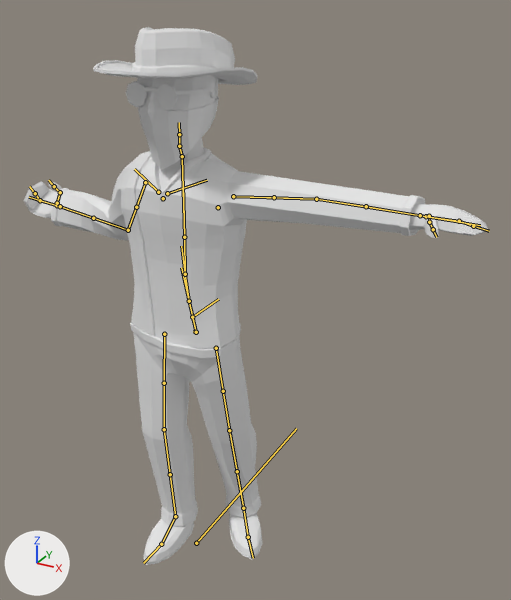
The FBX model Assets/FBX/Characters/Player/Anims/anim_relick_attack.fbx, before and after one commit.
The view is the same before and after, from a 50 mm camera at (1.177, -1.689, 1.88) aimed at (0.186, 0.113, 0.979). The axes (+X, +Y, +Z) are drawn at lower left. The lights are the same throughout. Both versions are drawn at frame 10 of the action 'Player_RelicAttack'; the numbers are the values there. The bones that bend it are drawn over the model as lines.

Names of what the first picture shows: 'Bandana', 'Glasses_01', 'Glasses_02', 'Hat', 'Player'.
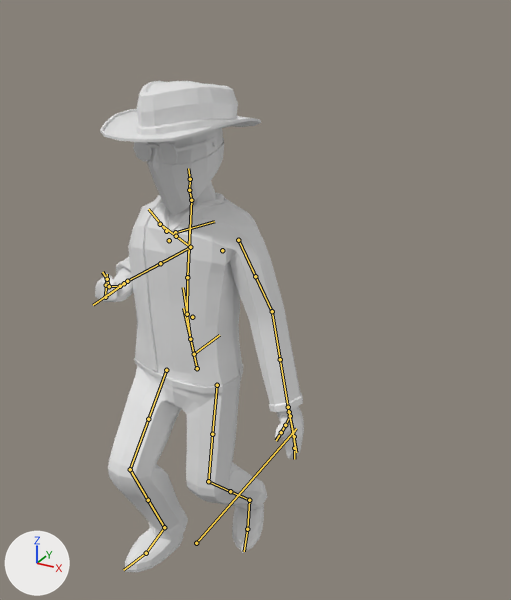
Location of each change, (x1, y1, x2, y2) in pixels of the pictures (511 x 600 px):
'Player', posed (55% narrower, 9% shorter)
    before: (24, 75, 488, 565)
    after: (95, 128, 304, 572)
'Hat', posed
    before: (93, 27, 257, 85)
    after: (100, 81, 261, 142)
'Bandana', posed
    before: (138, 96, 219, 170)
    after: (147, 138, 224, 216)
'Glasses_02', posed
    before: (127, 83, 176, 109)
    after: (134, 142, 176, 164)
'Glasses_01', posed
    before: (126, 81, 215, 110)
    after: (133, 137, 218, 166)
bone 'DEF-spine', root to tip
    before: (196, 332) to (189, 301)
    after: (197, 368) to (190, 339)
bone 'DEF-spine.002', root to tip
    before: (185, 274) to (184, 237)
    after: (187, 314) to (187, 277)
bone 'DEF-spine.003', root to tip
    before: (184, 237) to (182, 156)
    after: (187, 277) to (191, 200)
bone 'DEF-spine.004', root to tip
    before: (182, 156) to (179, 146)
    after: (191, 200) to (189, 190)
bone 'DEF-spine.005', root to tip
    before: (179, 146) to (179, 134)
    after: (189, 190) to (190, 179)
bone 'DEF-spine.006', root to tip
    before: (179, 134) to (179, 122)
    after: (190, 179) to (188, 168)
bone 'torso', root to tip
    before: (192, 317) to (218, 299)
    after: (194, 354) to (219, 335)
bone 'DEF-thigh.L', root to tip
    before: (216, 348) to (223, 391)
    after: (217, 385) to (212, 434)
bone 'DEF-shin.L', root to tip
    before: (229, 430) to (237, 471)
    after: (208, 481) to (230, 491)
bone 'DEF-shin.L.001', root to tip
    before: (237, 471) to (243, 508)
    after: (230, 491) to (249, 500)
bone 'DEF-foot.L', root to tip
    before: (243, 508) to (248, 537)
    after: (249, 500) to (247, 529)
bone 'DEF-thigh.R', root to tip
    before: (164, 334) to (164, 383)
    after: (166, 370) to (148, 419)
bone 'DEF-shin.R', root to tip
    before: (164, 429) to (170, 474)
    after: (130, 469) to (148, 500)
bone 'DEF-shin.R.001', root to tip
    before: (170, 474) to (175, 516)
    after: (148, 500) to (164, 527)
bone 'DEF-foot.R', root to tip
    before: (175, 516) to (161, 544)
    after: (164, 527) to (146, 553)
bone 'MCH-spine.002', root to tip
    before: (185, 274) to (187, 273)
    after: (187, 314) to (188, 313)
bone 'MCH-spine.003', root to tip
    before: (184, 237) to (186, 236)
    after: (187, 277) to (189, 277)
bone 'ORG-upper_arm.L', root to tip
    before: (233, 196) to (316, 199)
    after: (238, 240) to (272, 311)
bone 'ORG-forearm.L', root to tip
    before: (316, 199) to (420, 215)
    after: (272, 311) to (288, 407)
bone 'DEF-upper_arm.L', root to tip
    before: (233, 196) to (274, 197)
    after: (238, 240) to (255, 276)
bone 'DEF-upper_arm.L.001', root to tip
    before: (274, 197) to (316, 199)
    after: (255, 276) to (272, 311)
bone 'DEF-forearm.L', root to tip
    before: (316, 199) to (366, 206)
    after: (272, 311) to (280, 359)
bone 'ORG-shoulder.R', root to tip
    before: (158, 192) to (134, 169)
    after: (166, 231) to (148, 209)
bone 'ORG-upper_arm.R', root to tip
    before: (145, 182) to (128, 230)
    after: (160, 224) to (190, 247)
bone 'ORG-forearm.R', root to tip
    before: (128, 230) to (60, 206)
    after: (190, 247) to (127, 281)
bone 'ORG-hand.R', root to tip
    before: (60, 206) to (55, 205)
    after: (127, 281) to (122, 284)
bone 'DEF-f_ring.01.R', root to tip
    before: (40, 200) to (35, 193)
    after: (105, 297) to (106, 285)
bone 'DEF-f_ring.02.R', root to tip
    before: (35, 193) to (29, 186)
    after: (106, 285) to (107, 274)
bone 'DEF-thumb.02.R', root to tip
    before: (60, 192) to (54, 186)
    after: (109, 286) to (107, 279)
bone 'DEF-upper_arm.R', root to tip
    before: (145, 182) to (136, 207)
    after: (160, 224) to (176, 236)
bone 'DEF-upper_arm.R.001', root to tip
    before: (136, 207) to (128, 230)
    after: (176, 236) to (190, 247)
bone 'DEF-forearm.R', root to tip
    before: (128, 230) to (93, 218)
    after: (190, 247) to (160, 263)
bone 'DEF-forearm.R.001', root to tip
    before: (93, 218) to (60, 206)
    after: (160, 263) to (127, 281)
bone 'DEF-hand.R', root to tip
    before: (60, 206) to (29, 197)
    after: (127, 281) to (93, 305)

What the commit changed:
Bone 'DEF-spine' (bone_def_spine) moves from (0.0, 0.0, 0.0) to (0.0, -0.132, 0.034).
Bone 'DEF-spine.002' (bone_def_spine_002) turns from (0, 0, 0) to (-4, 0, 0) degrees about its own x, y and z.
Bone 'DEF-spine.003' (bone_def_spine_003) turns from (0, 0, 0) to (-4, 0, 0) degrees about its own x, y and z.
Bone 'DEF-spine.004' (bone_def_spine_004) turns from (0, 0, 0) to (4, 0, 0) degrees about its own x, y and z.
Bone 'DEF-spine.005' (bone_def_spine_005) turns from (0, 0, 0) to (0, -4, 0) degrees about its own x, y and z.
Bone 'DEF-spine.006' (bone_def_spine_006) turns from (-1, 0, 0) to (10, -4, 1) degrees about its own x, y and z.
Bone 'torso' (bone_torso) moves from (0.0, 0.0, 0.0) to (0.0, 0.0, -0.136).
Bone 'DEF-thigh.L' (bone_def_thigh_l) turns from (17, 0, 0) to (-6, 0, 0) degrees about its own x, y and z.
Bone 'DEF-thigh.L' (bone_def_thigh_l) is rescaled from (0.99, 1.02, 0.99) to (1.01, 0.97, 1.01).
Bone 'DEF-shin.L' (bone_def_shin_l) turns from (-9, 0, 0) to (45, 0, 0) degrees about its own x, y and z.
Bone 'DEF-shin.L' (bone_def_shin_l) is rescaled from (1.0, 1.0, 1.0) to (1.0, 0.98, 1.03).
Bone 'DEF-shin.L.001' (bone_def_shin_l_001) turns from (0, -20, 0) to (0, -13, 0) degrees about its own x, y and z.
Bone 'DEF-foot.L' (bone_def_foot_l) turns from (-4, -16, -14) to (-33, -15, 2) degrees about its own x, y and z.
Bone 'DEF-foot.L' (bone_def_foot_l) is rescaled from (1.01, 1.01, 0.99) to (0.99, 0.99, 1.02).
Bone 'DEF-thigh.R' (bone_def_thigh_r) turns from (0, 0, 0) to (-36, 0, 0) degrees about its own x, y and z.
Bone 'DEF-thigh.R' (bone_def_thigh_r) is rescaled from (1.0, 1.0, 1.0) to (1.02, 0.97, 1.02).
Bone 'DEF-shin.R' (bone_def_shin_r) turns from (0, 0, 0) to (53, 0, 0) degrees about its own x, y and z.
Bone 'DEF-shin.R' (bone_def_shin_r) is rescaled from (1.0, 1.0, 1.0) to (1.0, 0.97, 1.04).
Bone 'DEF-shin.R.001' (bone_def_shin_r_001) turns from (0, 0, 0) to (0, 3, 0) degrees about its own x, y and z.
Bone 'DEF-foot.R' (bone_def_foot_r) turns from (0, 0, 0) to (-20, 2, 5) degrees about its own x, y and z.
Bone 'DEF-foot.R' (bone_def_foot_r) is rescaled from (1.0, 1.0, 1.0) to (0.99, 0.99, 1.03).
Bone 'MCH-spine.002' (bone_mch_spine_002) turns from (0, 0, 0) to (-4, 0, 0) degrees about its own x, y and z.
Bone 'MCH-spine.003' (bone_mch_spine_003) turns from (0, 0, 0) to (-4, 0, 0) degrees about its own x, y and z.
Bone 'ORG-upper_arm.L' (bone_org_upper_arm_l) turns from (0, 0, 0) to (2, 11, -71) degrees about its own x, y and z.
Bone 'ORG-forearm.L' (bone_org_forearm_l) turns from (0, 0, 0) to (11, 0, 1) degrees about its own x, y and z.
Bone 'DEF-upper_arm.L' (bone_def_upper_arm_l) turns from (0, 0, 0) to (2, 1, -71) degrees about its own x, y and z.
Bone 'DEF-upper_arm.L.001' (bone_def_upper_arm_l_001) turns from (0, 0, 0) to (0, 5, 0) degrees about its own x, y and z.
Bone 'DEF-forearm.L' (bone_def_forearm_l) turns from (0, 0, 0) to (11, 5, 0) degrees about its own x, y and z.
Bone 'ORG-shoulder.R' (bone_org_shoulder_r) turns from (0, -1, -4) to (0, -4, -10) degrees about its own x, y and z.
Bone 'ORG-upper_arm.R' (bone_org_upper_arm_r) turns from (3, -19, 57) to (52, -145, 31) degrees about its own x, y and z.
Bone 'ORG-forearm.R' (bone_org_forearm_r) turns from (-62, 72, -127) to (-26, 58, -165) degrees about its own x, y and z.
Bone 'ORG-hand.R' (bone_org_hand_r) turns from (6, 50, 0) to (-4, 97, -6) degrees about its own x, y and z.
Bone 'DEF-f_ring.01.R' (bone_def_f_ring_01_r) turns from (37, 22, -59) to (63, 40, -62) degrees about its own x, y and z.
Bone 'DEF-f_ring.02.R' (bone_def_f_ring_02_r) turns from (0, 8, 0) to (-3, -6, -23) degrees about its own x, y and z.
Bone 'DEF-thumb.02.R' (bone_def_thumb_02_r) turns from (43, -16, -25) to (49, 9, -59) degrees about its own x, y and z.
Bone 'DEF-upper_arm.R' (bone_def_upper_arm_r) turns from (3, -2, 58) to (-44, 20, 48) degrees about its own x, y and z.
Bone 'DEF-upper_arm.R.001' (bone_def_upper_arm_r_001) turns from (0, 38, 0) to (0, -8, 0) degrees about its own x, y and z.
Bone 'DEF-forearm.R' (bone_def_forearm_r) turns from (44, 44, -15) to (119, -28, 11) degrees about its own x, y and z.
Bone 'DEF-forearm.R.001' (bone_def_forearm_r_001) turns from (0, 25, 0) to (0, 49, 0) degrees about its own x, y and z.
Bone 'DEF-hand.R' (bone_def_hand_r) turns from (5, 25, -3) to (1, 49, -6) degrees about its own x, y and z.
